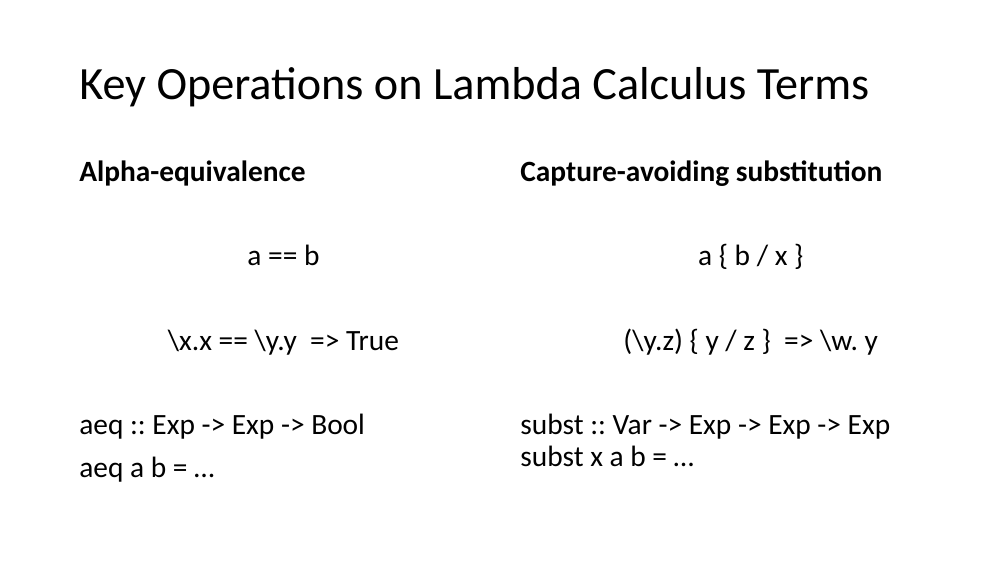
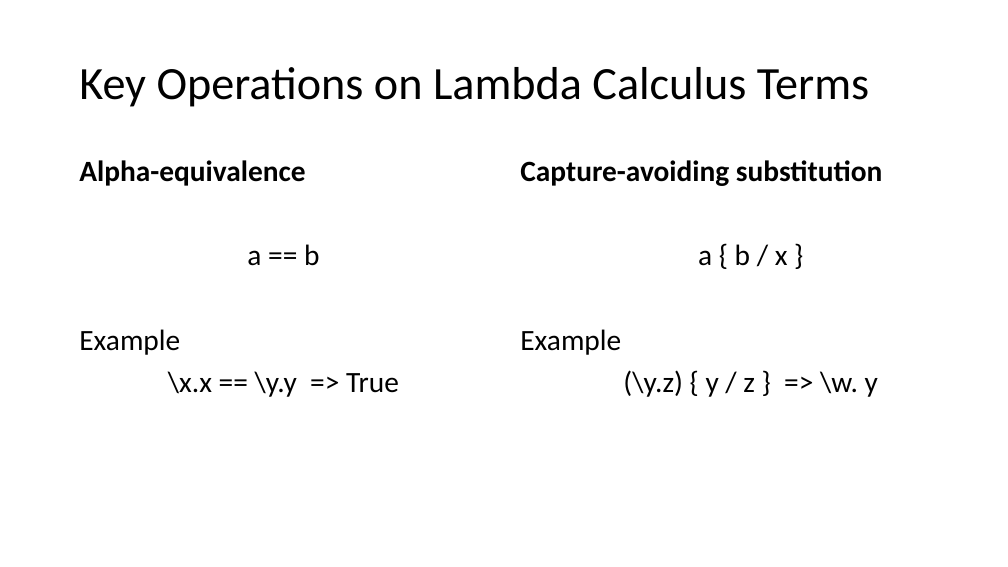
Before and after one commit to sweirich/lambda-n-ways, a slide deck: slide 3 of plclub-2021.pptx. Drawn at 1008x567 pixels with LibreOffice and Linux fonts; fonts in the diff are those of the drawing. Boxes give left, top, right and bottom in pixels: in the first picture for what was removed or moved away, otherwise in the second. Text is boxed around its words. In the diff, an @@ line names an element or a change of style, - is before the commit and + after.

```diff
--- a/plclub-2021.pptx
+++ b/plclub-2021.pptx
@@ text at (79, 329, 180, 355): paragraph added @@
+Example
@@ text at (520, 329, 621, 355): paragraph added @@
+Example
@@ text at (79, 413, 365, 482): paragraphs removed @@
-aeq :: Exp -> Exp -> Bool
-aeq a b = …
@@ text at (520, 413, 891, 467): paragraph removed @@
-subst :: Var -> Exp -> Exp -> Exp
-subst x a b = …
```
Also in this commit, not shown: 9 other slides changed, 1 slide added, 18 other files.
